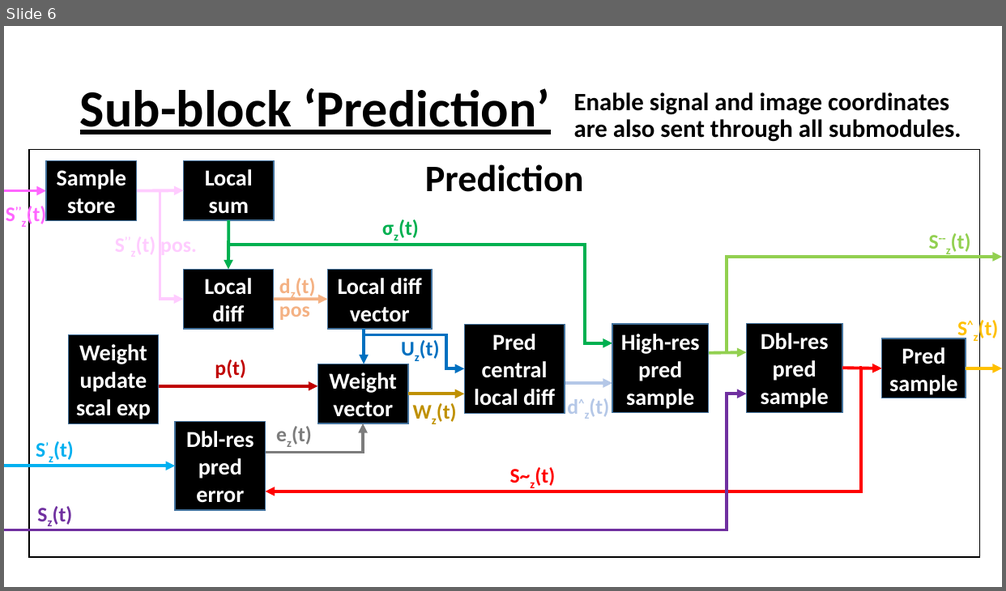
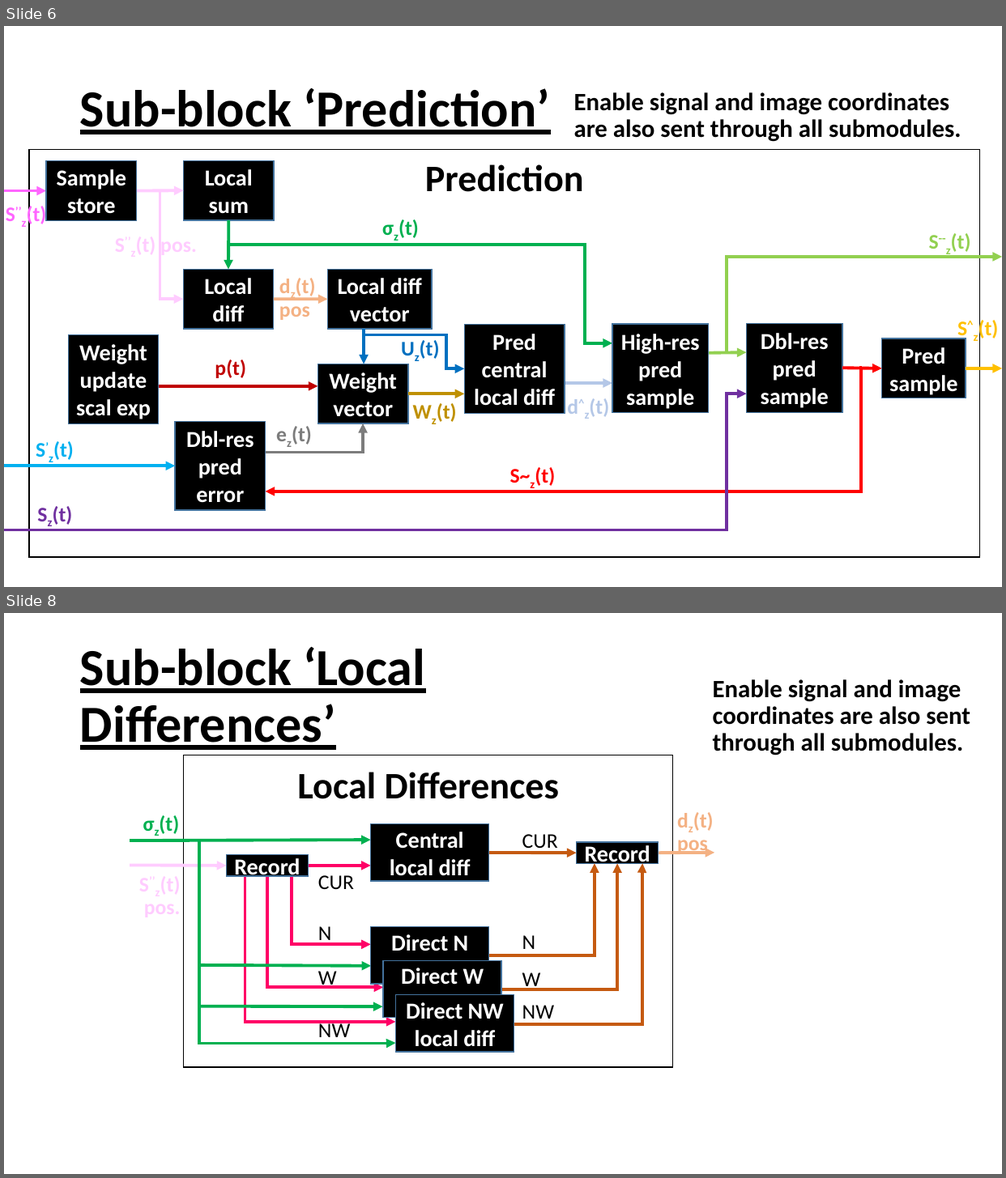
Before and after one commit to CristianG89/CCSDS123_Issue2, a slide deck: Block diagram.pptx. Shown one above the other, each under a label of ours: slide 6 before the commit, slides 6 and 8 after it; the slides between them are not shown. The pictures are 1006x591 and 1006x1178 pixels, drawn with LibreOffice and Linux fonts; fonts in the diff are those of the drawing. Boxes give left, top, right and bottom in pixels: in the first picture for what was removed or moved away, otherwise in the second. Text is boxed around its words. In the diff, an @@ line names an element or a change of style, - is before the commit and + after.

Commit message:
Predictor block updated. TBC on Master Thesis

```diff
--- a/Block diagram.pptx
+++ b/Block diagram.pptx
@@ slide 8 added at (4,613,1002,1174), background #FFFFFF @@
@@ title added at (80,646,425,750), 50 pt, text #000000, bold, underline @@
+Sub-block ‘Local Differences’
@@ text added at (713,679,970,756), 24 pt, text #000000, bold @@
+Enable signal and image coordinates are also sent through all submodules.
@@ rectangle added at (184,756,673,1067), fill #FFFFFF, outline #000000 1 pt, 36 pt, text #000000, bold @@
+Local Differences
@@ text added at (155,829,160,840), 20 pt, text #FFCCFF, bold @@
+S’’z(t) pos.
@@ text added at (159,815,179,834), 20 pt, text #00B050, bold @@
+σz(t)
@@ rectangle added at (371,824,489,881), fill #000000, outline #43739E 1 pt, 22 pt, text #FFFFFF, bold @@
+Central local diff
@@ text added at (677,812,714,855), 20 pt, text #F4B183, bold @@
+dz(t) pos
@@ arrow added from (130, 841) to (371, 840), #00B050 3 pt @@
@@ elbow arrow added from (199, 841) to (395, 1043), #00B050 3 pt @@
@@ rectangle added at (226,855,309,876), fill #000000, outline #43739E 1 pt, 22 pt, text #FFFFFF, bold @@
+Record
@@ arrow added from (454, 853) to (577, 854), #C55A11 3 pt @@
@@ text added at (463,834,558,1024), 20 pt, text #000000 @@
+CUR
+N
+W
+NW
@@ rectangle added at (577,842,659,864), fill #000000, outline #43739E 1 pt, 22 pt, text #FFFFFF, bold @@
+Record
@@ arrow added from (658, 854) to (714, 853), #F4B183 3 pt @@
@@ arrow added from (130, 865) to (226, 866), #FFCCFF 3 pt @@
@@ elbow arrow added from (246, 875) to (395, 1022), #FF0066 3 pt @@
@@ elbow arrow added from (267, 875) to (384, 987), #FF0066 3 pt @@
@@ elbow arrow added from (292, 865) to (371, 944), #FF0066 3 pt @@
@@ arrow added from (308, 866) to (371, 866), #FF0066 3 pt @@
@@ text added at (318,875,354,1037), 20 pt, text #000000 @@
+CUR
+N
+W
+NW
@@ elbow arrow added from (454, 956) to (594, 864), #C55A11 3 pt @@
@@ elbow arrow added from (465, 990) to (617, 864), #C55A11 3 pt @@
@@ elbow arrow added from (478, 1024) to (642, 864), #C55A11 3 pt @@
@@ rectangle added at (371,927,489,984), fill #000000, outline #43739E 1 pt, 22 pt, text #FFFFFF, bold @@
+Direct N local diff
@@ arrow added from (199, 965) to (371, 966), #00B050 3 pt @@
@@ rectangle added at (384,961,502,1018), fill #000000, outline #43739E 1 pt, 22 pt, text #FFFFFF, bold @@
+Direct W local diff
@@ rectangle added at (395,995,513,1053), fill #000000, outline #43739E 1 pt, 22 pt, text #FFFFFF, bold @@
+Direct NW local diff
@@ arrow added from (199, 1007) to (383, 1007), #00B050 3 pt @@
```
Also in this commit, not shown: 3 slides changed, 4 other slides added, 23 other files.
